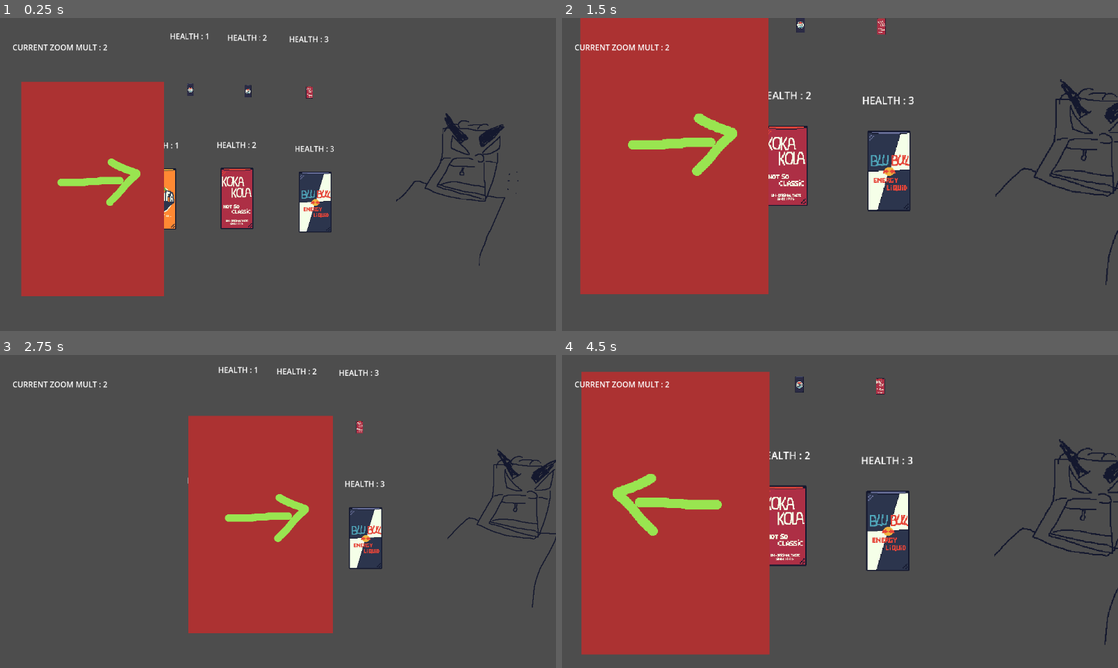
Above: before the commit, frames 1-4 (two rows, left to right).
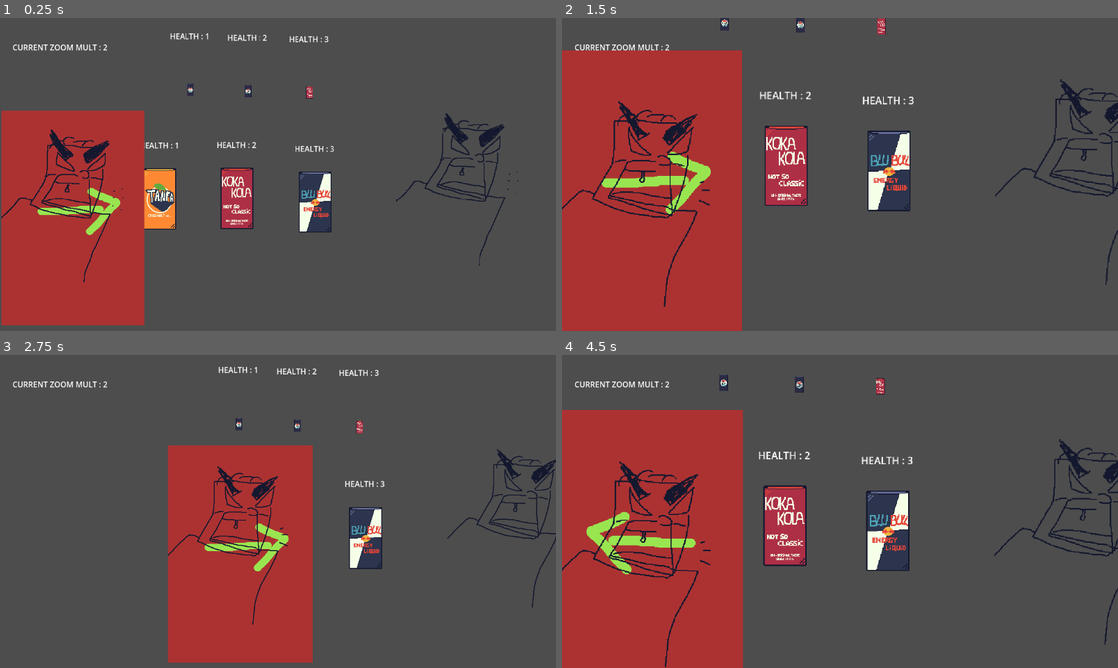
Above: after the commit, the same moments.

Repository: HelpMeFindAUsername/RIFTB
Game: Godot game, scene res://Scenes/2D/Main/main.tscn
Two runs of this game, one before a commit and one after it. Both use one fixed random seed, a clock stepped at 60 frames per second and the inputs below. The engine's default icon, where the game draws it, is replaced by a stand-in: a white triangle on a blue panel in a dark square.
Inputs (mouse positions are in pixels of both pictures, inside the frame that each line leads up to):
- Up to frame 1 (0.25 s): no input
- Up to frame 2 (1.5 s): move the mouse to (840, 46) at 0.52 s; click (840, 46) at 0.6 s; move the mouse to (840, 302) at 1.27 s; right-click (840, 302) at 1.35 s; click (840, 302) at 1.42 s
- Up to frame 3 (2.75 s): move the mouse to (16, 511) at 2.02 s; click (16, 511) at 2.1 s
- Up to frame 4 (4.5 s): move the mouse to (1101, 505) at 2.77 s; right-click (1101, 505) at 2.85 s; click (1101, 505) at 2.92 s; move the mouse to (840, 458) at 3.52 s; click (840, 458) at 3.6 s; move the mouse to (840, 564) at 4.27 s; right-click (840, 564) at 4.35 s; click (840, 564) at 4.42 s

The runs differ from the first frame. In frame 1, 11% of the frame differs, in the area x 0-30%, y 20-99%; in frame 2, 17%, in the area x 0-38%, y 0-100%; in frame 3, 11%; in frame 4, 15%.

Commit message:
Updated Fucker AI

Diff:
--- a/Resources/Global_Variables.gd
+++ b/Resources/Global_Variables.gd
@@ -1,6 +1,8 @@
 extends Node
 
 var player_score : int = 0
+
+var is_looking : bool = 0
 
 var player_bullet_strength := Vector2(randi_range(-200, 200), -200) #VARIABLE FOR TARGET IMPULSE
 
--- a/Scenes/2D/Main/main.tscn
+++ b/Scenes/2D/Main/main.tscn
@@ -54,8 +54,8 @@
 [node name="Fucker" parent="2D" instance=ExtResource("2_gov5m")]
 position = Vector2(824, 155)
 
-[node name="Fucker_AI_WIP" parent="." instance=ExtResource("4_gov5m")]
-position = Vector2(162, 354)
+[node name="Fucker_AI_WIP" parent="2D" instance=ExtResource("4_gov5m")]
+position = Vector2(120, 415)
 
 [node name="UI" type="Control" parent="."]
 visible = false
--- a/Scenes/2D/Sub/Fucker/fucker_ai_wip.tscn
+++ b/Scenes/2D/Sub/Fucker/fucker_ai_wip.tscn
@@ -1,7 +1,8 @@
-[gd_scene load_steps=8 format=3 uid="uid://b28eixq62pntf"]
+[gd_scene load_steps=10 format=3 uid="uid://b28eixq62pntf"]
 
 [ext_resource type="Texture2D" uid="uid://do38gql1j7myu" path="res://Assets/Fucker/Fucker_PlaceHolder-Sheet.png" id="1_afeb4"]
 [ext_resource type="Script" uid="uid://viqq7oxgvdg4" path="res://Scripts/Fucker/FAI.gd" id="1_psboi"]
+[ext_resource type="PackedScene" uid="uid://cfmsgewyvhf47" path="res://Scenes/2D/Sub/Fucker/fucker.tscn" id="3_ij1oc"]
 
 [sub_resource type="AtlasTexture" id="AtlasTexture_psboi"]
 atlas = ExtResource("1_afeb4")
@@ -54,12 +55,21 @@
 "speed": 5.0
 }]
 
-[node name="Fucker_AI_WIP" type="Node2D"]
+[sub_resource type="RectangleShape2D" id="RectangleShape2D_psboi"]
+size = Vector2(298, 452)
+
+[node name="Fucker_AI_WIP" type="RigidBody2D"]
+freeze = true
+contact_monitor = true
+max_contacts_reported = 1
 script = ExtResource("1_psboi")
 
 [node name="AnimatedSprite2D" type="AnimatedSprite2D" parent="."]
-sprite_frames = SubResource("SpriteFrames_7kmfo")
-animation = &"looking"
+sprite_frames = SubResource("SpriteFrames_ij1oc")
+animation = &"walking_left"
+
+[node name="CollisionShape2D" type="CollisionShape2D" parent="."]
+shape = SubResource("RectangleShape2D_psboi")
 
 [node name="Wait_Time" type="Timer" parent="."]
 wait_time = 3.0
@@ -70,4 +80,7 @@
 one_shot = true
 autostart = true
 
+[node name="Fucker" parent="." instance=ExtResource("3_ij1oc")]
+position = Vector2(-150, -225)
+
 [connection signal="timeout" from="Delay" to="." method="_on_delay_timeout"]
--- a/Scripts/Fucker/FAI.gd
+++ b/Scripts/Fucker/FAI.gd
@@ -1,24 +1,26 @@
-extends Node2D
+extends RigidBody2D
 
-@onready var animated_sprite_2d: AnimatedSprite2D = $AnimatedSprite2D
-@onready var timer: Timer = $Wait_Time
-@onready var delay: Timer = $Delay
+@onready var animated_sprite_2d = $AnimatedSprite2D
+@onready var wait_time = $Wait_Time
+@onready var delay = $Delay
 
 var can_change_status : bool = false
 
-var is_looking : bool = 0
 var moving : int = 1
 @export var mov_speed : int = 100
+@export var min_x: float = -50.0
+@export var max_x: float = 1202.0
 
 func _process(delta: float):
-	if moving == -1:
-		animated_sprite_2d.animation = "walking_left"
-		animated_sprite_2d.flip_h = false
-	elif moving == 1:
-		animated_sprite_2d.animation = "walking_left"
-		animated_sprite_2d.flip_h = true
-	elif moving == 0:
-		animated_sprite_2d.animation = "looking"
+	if animated_sprite_2d:
+		if moving == -1:
+			animated_sprite_2d.animation = "walking_left"
+			animated_sprite_2d.flip_h = false
+		elif moving == 1:
+			animated_sprite_2d.animation = "walking_left"
+			animated_sprite_2d.flip_h = true
+		elif moving == 0:
+			animated_sprite_2d.animation = "looking"
 
 #Random Movement
 	var randoMov : int = randi_range(0,7)
@@ -27,23 +29,28 @@
 
 	if (randoMov == 0 or randoMov == 7) and can_change_status:
 		moving = 0
-		is_looking = true
+		Global.is_looking = true
 		can_change_status = false
 		delay.start(randf_range(3.0, 6.0))
 	elif randoMov in rangeLX and can_change_status:
 		moving = -1
-		is_looking = false
+		Global.is_looking = false
 		can_change_status = false
 		delay.start(randf_range(3.0, 6.0))
 	elif randoMov in rangeDX and can_change_status:
 		moving = 1
-		is_looking = false
+		Global.is_looking = false
 		can_change_status = false
 		delay.start(randf_range(3.0, 6.0))
 
 	self.position.x += mov_speed * moving * delta
 
-
+	if position.x <= min_x and moving == -1:
+		print("HIT BORDER")
+		moving = 1
+	elif position.x >= max_x and moving == 1:
+		print("HIT BORDER")
+		moving = -1
 
 func _on_delay_timeout() -> void:
 	can_change_status = true
--- a/project.godot
+++ b/project.godot
@@ -20,6 +20,7 @@
 [autoload]
 
 Global="*res://Resources/Global_Variables.gd"
+FAI="*res://Scripts/Fucker/FAI.gd"
 
 [display]
 
Not shown: 1 places in Scenes/2D/Sub/Fucker/fucker_ai_wip.tscn that only renumber resources
